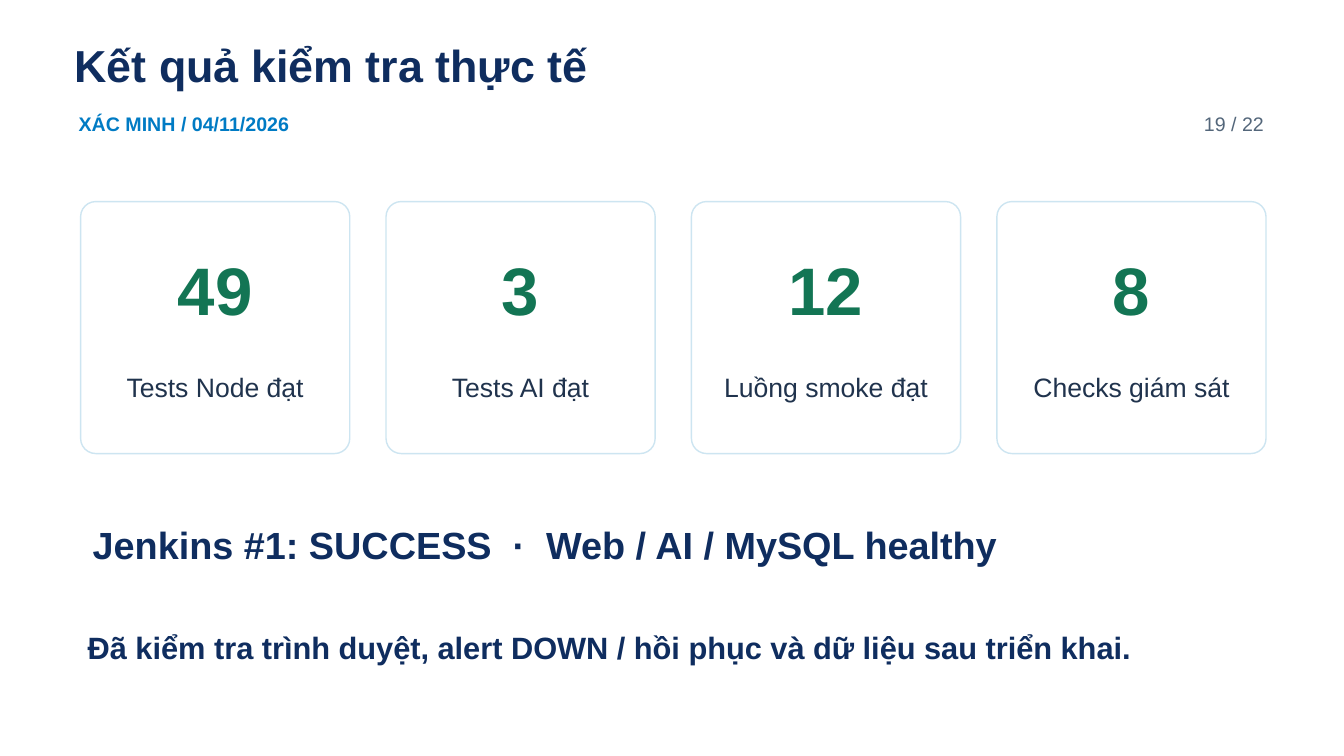
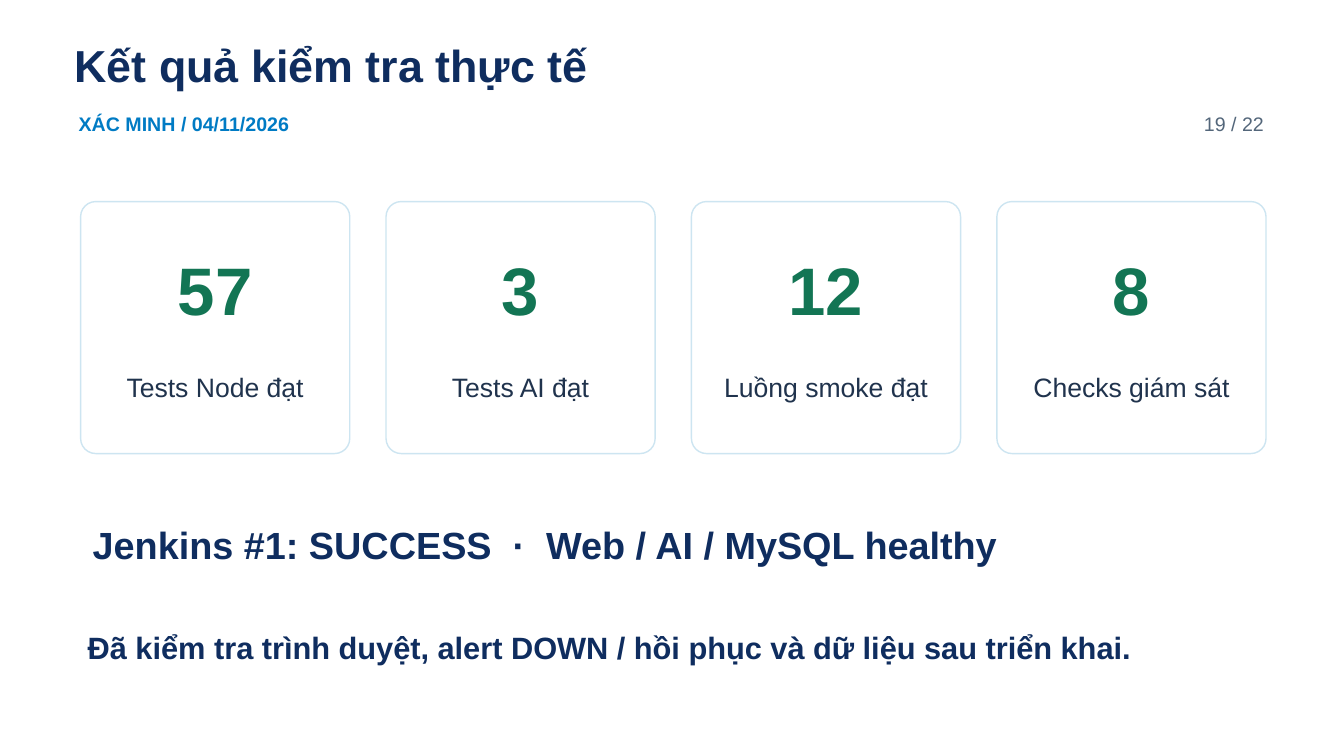
Before and after one commit to hieunofun/cong-nghe-phan-mem, a slide deck: slide 19 of JobLink_Midterm_Presentation.pptx. Drawn at 1344x756 pixels with LibreOffice and Linux fonts; fonts in the diff are those of the drawing; background and template pictures are left out. Boxes give left, top, right and bottom in pixels: in the first picture for what was removed or moved away, otherwise in the second. Text is boxed around its words. In the diff, an @@ line names an element or a change of style, - is before the commit and + after.

```diff
--- a/JobLink_Midterm_Presentation.pptx
+++ b/JobLink_Midterm_Presentation.pptx
@@ text at (x1=178, y1=268, x2=253, y2=316): text changed @@
-49
+57
```
Also in this commit, not shown: 6 other slides changed, 9 other files.
